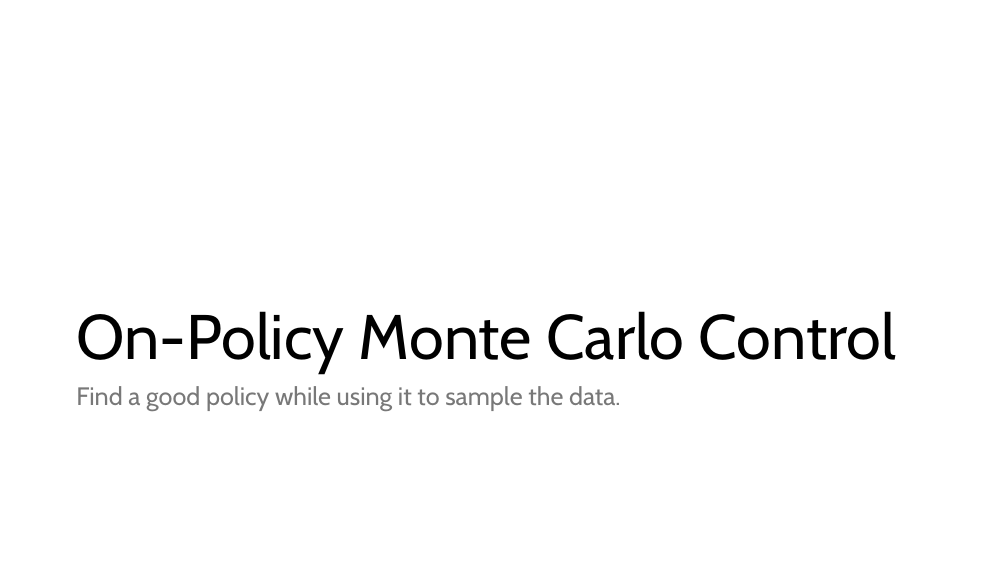
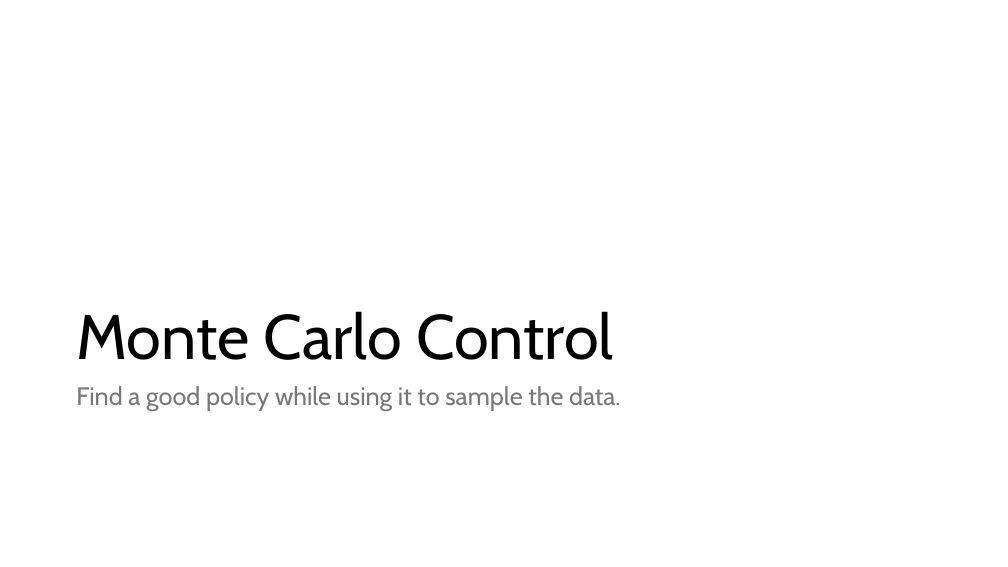
Before and after one commit to mhahsler/Introduction_to_Reinforcement_Learning, a slide deck: slide 7 of slides/Lecture_Chapter05.pptx. Drawn at 1008x567 pixels with LibreOffice and Linux fonts; fonts in the diff are those of the drawing. Boxes give left, top, right and bottom in pixels: in the first picture for what was removed or moved away, otherwise in the second. Text is boxed around its words. In the diff, an @@ line names an element or a change of style, - is before the commit and + after.

```diff
--- a/slides/Lecture_Chapter05.pptx
+++ b/slides/Lecture_Chapter05.pptx
@@ title at <box>76,311,613,360</box>: text changed @@
-On-Policy Monte Carlo Control
+Monte Carlo Control
```
Also in this commit, not shown: 7 other slides changed, 1 slide added, 1 slide removed, 2 other files.
